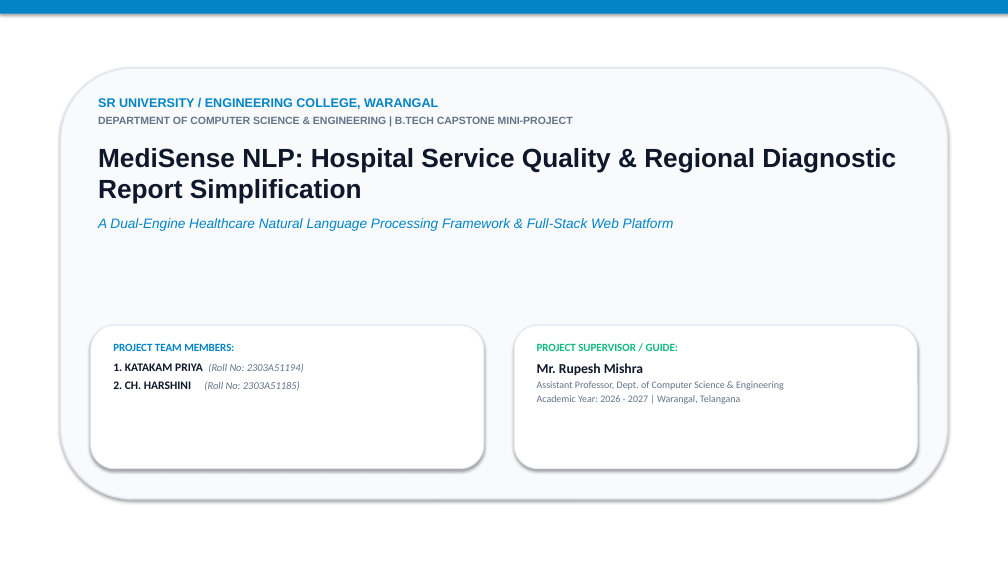
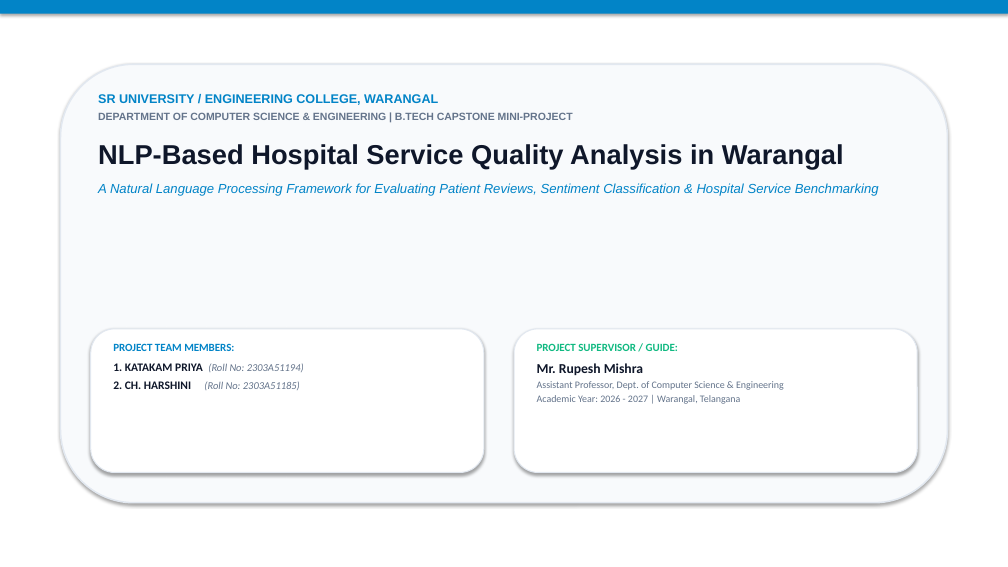
Before and after one commit to 2303A51194/NLP-project, a slide deck: slide 1 of Project_Presentation/Project_Presentation.pptx. Drawn at 1008x567 pixels with LibreOffice and Linux fonts; fonts in the diff are those of the drawing. Boxes give left, top, right and bottom in pixels: in the first picture for what was removed or moved away, otherwise in the second. Text is boxed around its words. In the diff, an @@ line names an element or a change of style, - is before the commit and + after.

Commit message:
feat(presentation): update presentation to NLP-Based Hospital Service Quality Analysis in Warangal with full viva QA, speech script, and abstract

```diff
--- a/Project_Presentation/Project_Presentation.pptx
+++ b/Project_Presentation/Project_Presentation.pptx
@@ rounded rectangle: place and size @@
-rounded rectangle at (60, 68, 948, 499)
+rounded rectangle at (60, 64, 948, 503)
@@ text at (98, 144, 879, 196): text changed; size 13 to 12.5 pt @@
-MediSense NLP: Hospital Service Quality & Regional Diagnostic Report Simplification
-A Dual-Engine Healthcare Natural Language Processing Framework & Full-Stack Web Platform
+NLP-Based Hospital Service Quality Analysis in Warangal
+A Natural Language Processing Framework for Evaluating Patient Reviews, Sentiment Classification & Hospital Service Benchmarking
@@ rounded rectangle: place and size @@
-rounded rectangle at (91, 325, 484, 469)
+rounded rectangle at (91, 329, 484, 473)
@@ rounded rectangle: place and size @@
-rounded rectangle at (514, 325, 917, 469)
+rounded rectangle at (514, 329, 917, 473)
```
Also in this commit, not shown: 14 other slides changed, 3 slides added, 3 slides removed, 30 other files.
